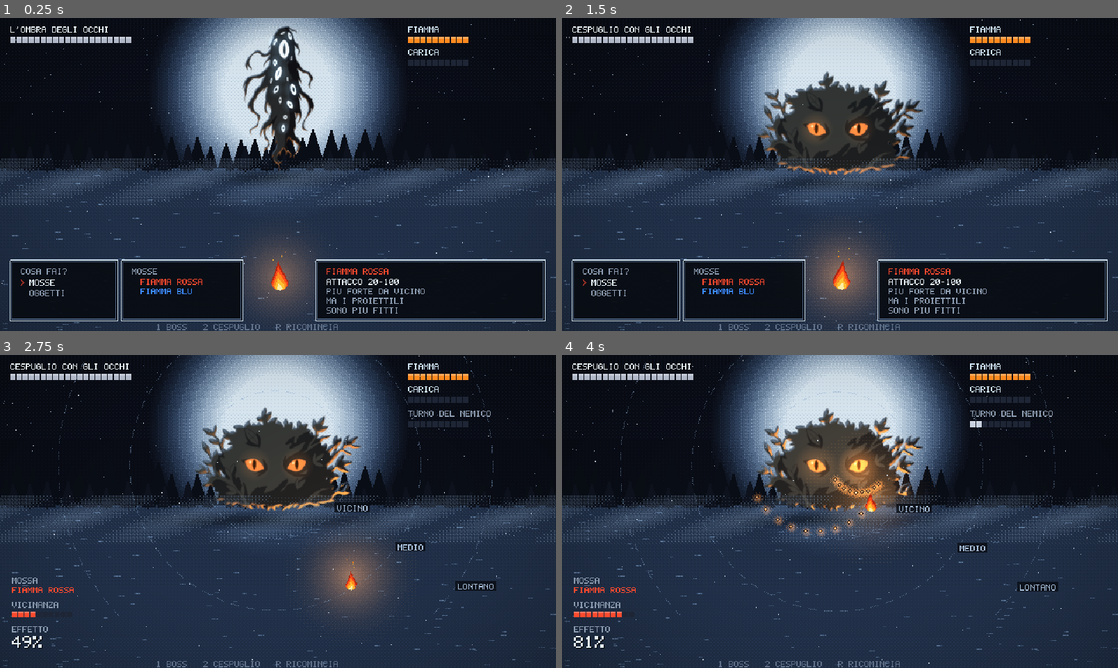
Above: before the commit, frames 1-4 (two rows, left to right).
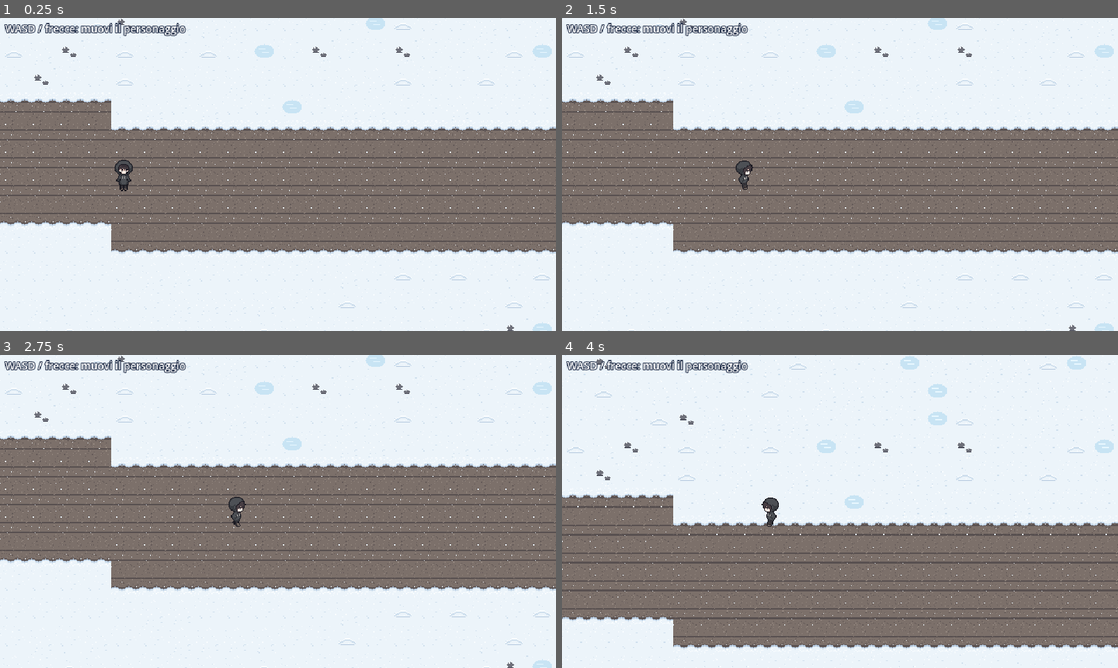
Above: after the commit, the same moments.

Repository: gretabattaglia/SnowyRoad
Game: Godot game, scene res://scenes/main.tscn
Same seed, same stepped clock (60 frames per second), same inputs: the game is played once before the commit and once after it. Before the commit the project starts from res://scenes/battle.tscn.
Inputs:
- Up to frame 1 (0.25 s): no input
- Up to frame 2 (1.5 s): tap Enter (b_ok, bound only before the commit) at 0.5 s; hold D (b_right, bound only before the commit) 0.53-1.28 s; hold 1 (b_enemy1, bound only before the commit) 0.53-1.28 s; tap Space at 0.77 s; hold Escape (b_back, bound only before the commit) from 1.28 s (still down); tap 2 (b_enemy2, bound only before the commit) at 1.35 s
- Up to frame 3 (2.75 s): tap Space at 1.52 s; release Escape (b_back, bound only before the commit) at 2.03 s; hold D (b_right, bound only before the commit) from 2.03 s (still down); hold Enter (b_ok, bound only before the commit) from 2.03 s (still down)
- Up to frame 4 (4 s): release D (b_right, bound only before the commit) at 2.78 s; release Enter (b_ok, bound only before the commit) at 2.78 s; hold W (b_up, bound only before the commit) 2.78-3.53 s; tap Keypad Enter at 2.85 s; tap Space at 3.02, 3.77 s; hold A (b_left, bound only before the commit) from 3.53 s (still down); tap Z at 3.6 s

The runs differ from the first frame. In frame 1, 98% of the frame differs, in the area x 0-100%, y 0-100%; in frame 2, 98%; in frame 3, 98%; in frame 4, 98%.

Commit message:
La camminata torna scena principale

Diff:
--- a/project.godot
+++ b/project.godot
@@ -11,7 +11,7 @@
 [application]
 
 config/name="SnowyRoad"
-run/main_scene="res://scenes/battle.tscn"
+run/main_scene="res://scenes/main.tscn"
 config/features=PackedStringArray("4.5", "GL Compatibility")
 
 [display]
Not shown, changed: README.md
